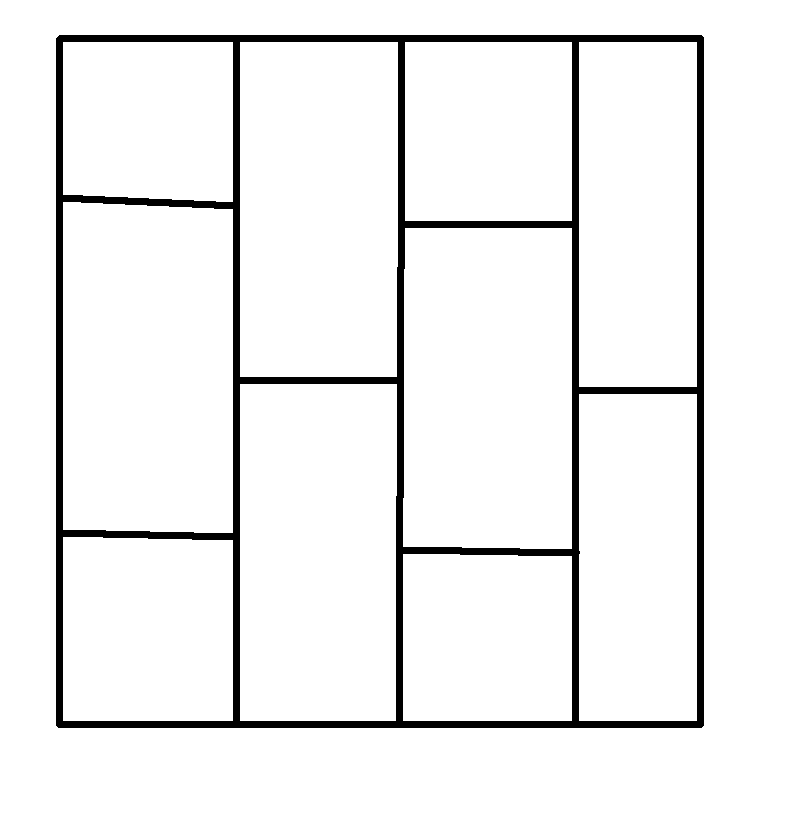
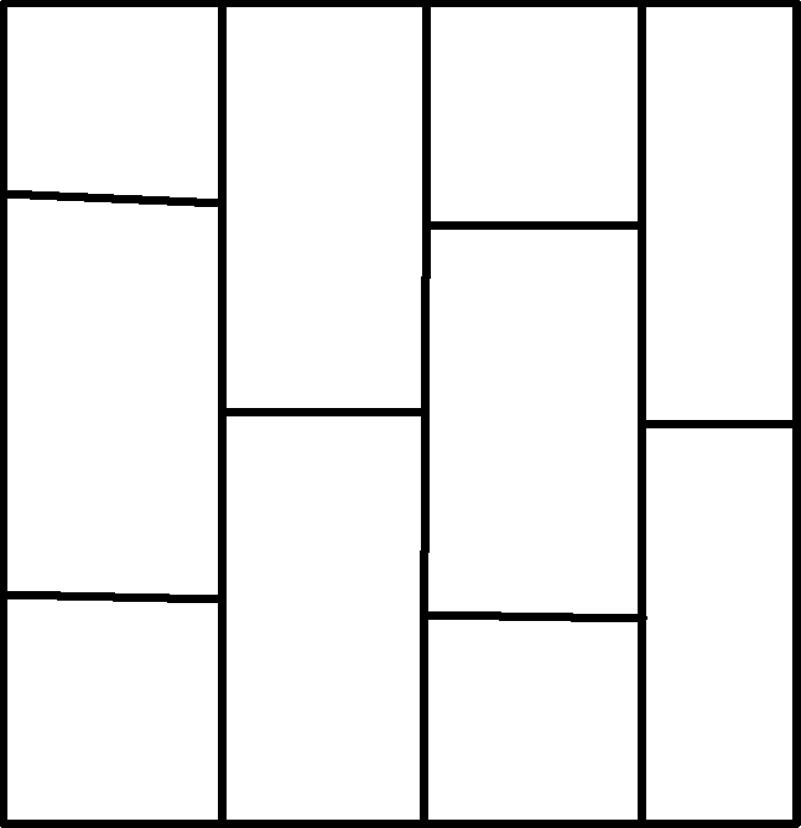
Before/after of a 801x828 layered artwork. What changed in the layer stack:
painted on "Wall" over [0, 0, 801, 828]
